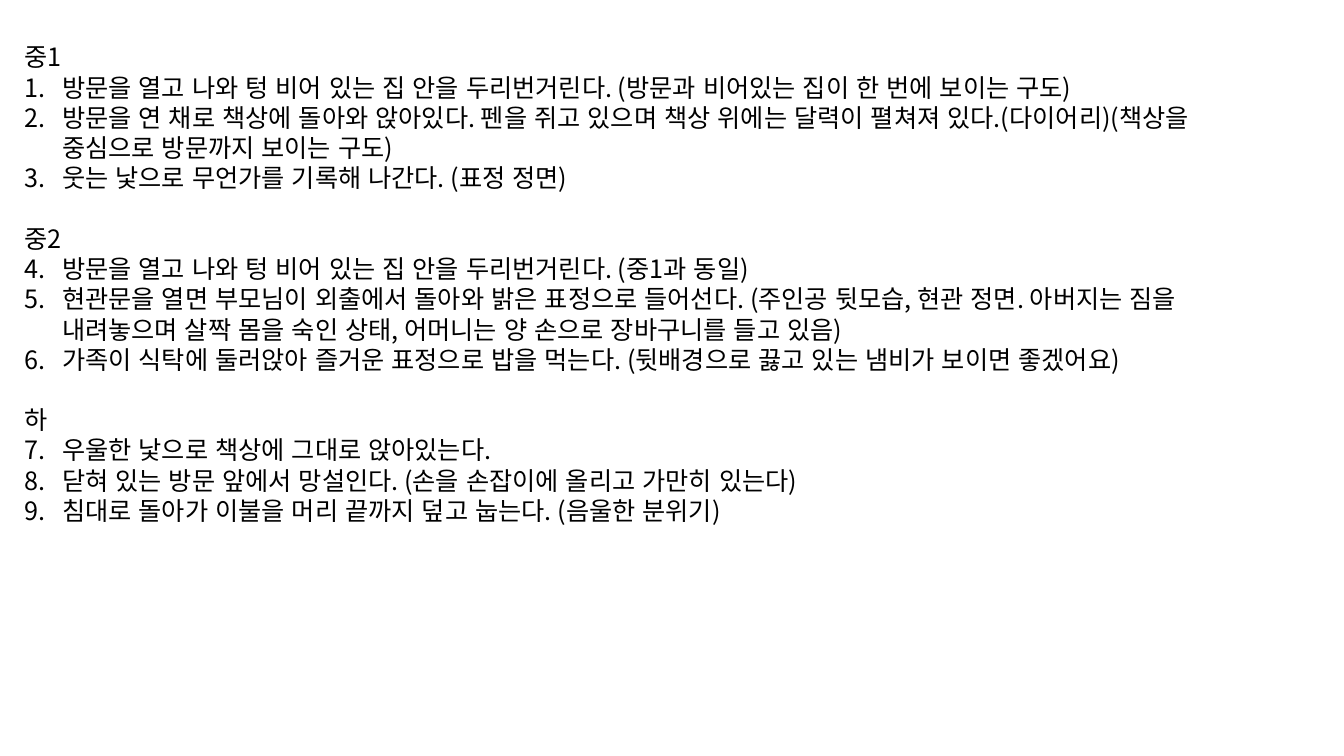
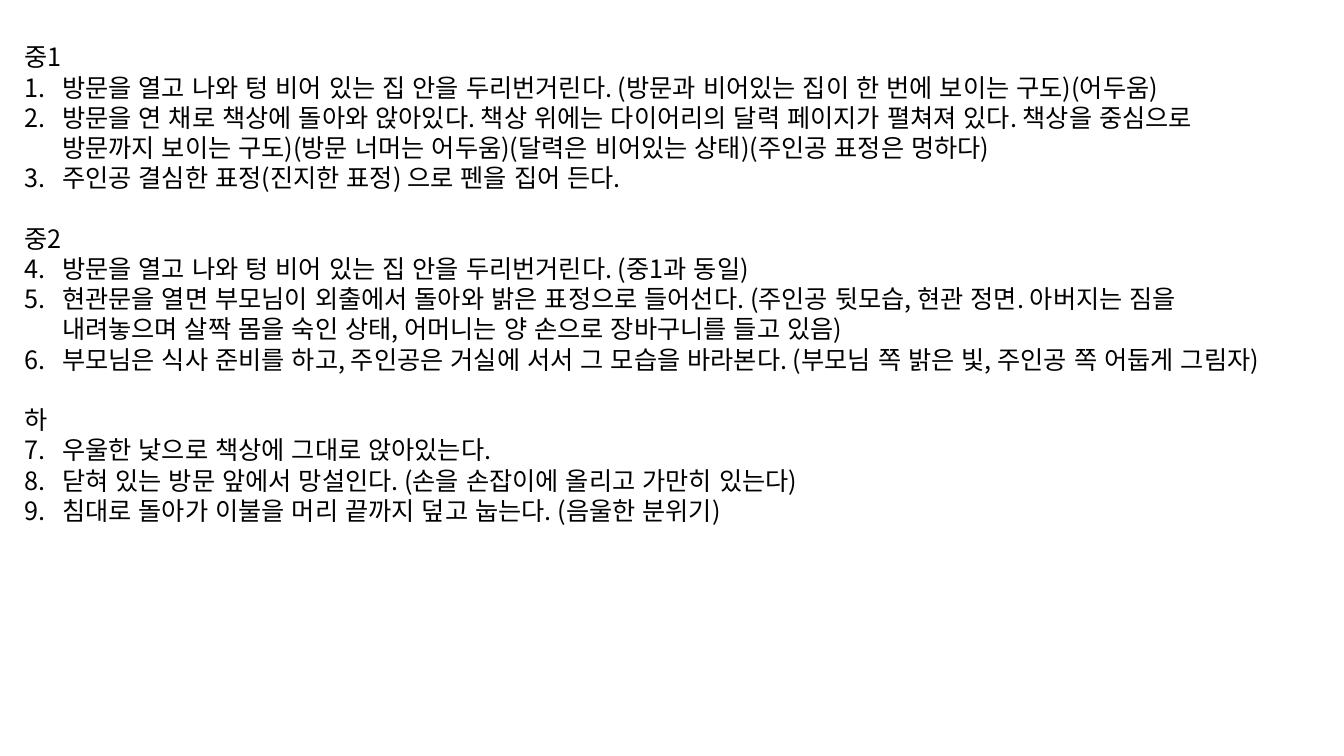
Before and after one commit to ordinaryhan/Project_Poison, a slide deck: slide 22 of 기획/프로젝트 독 기획.pptx. Drawn at 1344x756 pixels with LibreOffice and Linux fonts; fonts in the diff are those of the drawing. Boxes give left, top, right and bottom in pixels: in the first picture for what was removed or moved away, otherwise in the second. Text is boxed around its words. In the diff, an @@ line names an element or a change of style, - is before the commit and + after.

Commit message:
결말
수정버전

```diff
--- a/기획/프로젝트 독 기획.pptx
+++ b/기획/프로젝트 독 기획.pptx
@@ text at (x1=62, y1=76, x2=1192, y2=192): text changed @@
-1. 방문을 열고 나와 텅 비어 있는 집 안을 두리번거린다. (방문과 비어있는 집이 한 번에 보이는 구도)
-2. 방문을 연 채로 책상에 돌아와 앉아있다. 펜을 쥐고 있으며 책상 위에는 달력이 펼쳐져 있다.(다이어리)(책상을 중심으로 방문까지 보이는 구도)
-3. 웃는 낯으로 무언가를 기록해 나간다. (표정 정면)
+1. 방문을 열고 나와 텅 비어 있는 집 안을 두리번거린다. (방문과 비어있는 집이 한 번에 보이는 구도)(어두움)
+2. 방문을 연 채로 책상에 돌아와 앉아있다. 책상 위에는 다이어리의 달력 페이지가 펼쳐져 있다. 책상을 중심으로 방문까지 보이는 구도)(방문 너머는 어두움)(달력은 비어있는 상태)(주인공 표정은 멍하다)
+3. 주인공 결심한 표정(진지한 표정) 으로 펜을 집어 든다.
@@ text at (x1=62, y1=348, x2=1259, y2=374): text changed @@
-3. 가족이 식탁에 둘러앉아 즐거운 표정으로 밥을 먹는다. (뒷배경으로 끓고 있는 냄비가 보이면 좋겠어요)
+3. 부모님은 식사 준비를 하고, 주인공은 거실에 서서 그 모습을 바라본다. (부모님 쪽 밝은 빛, 주인공 쪽 어둡게 그림자)
```
